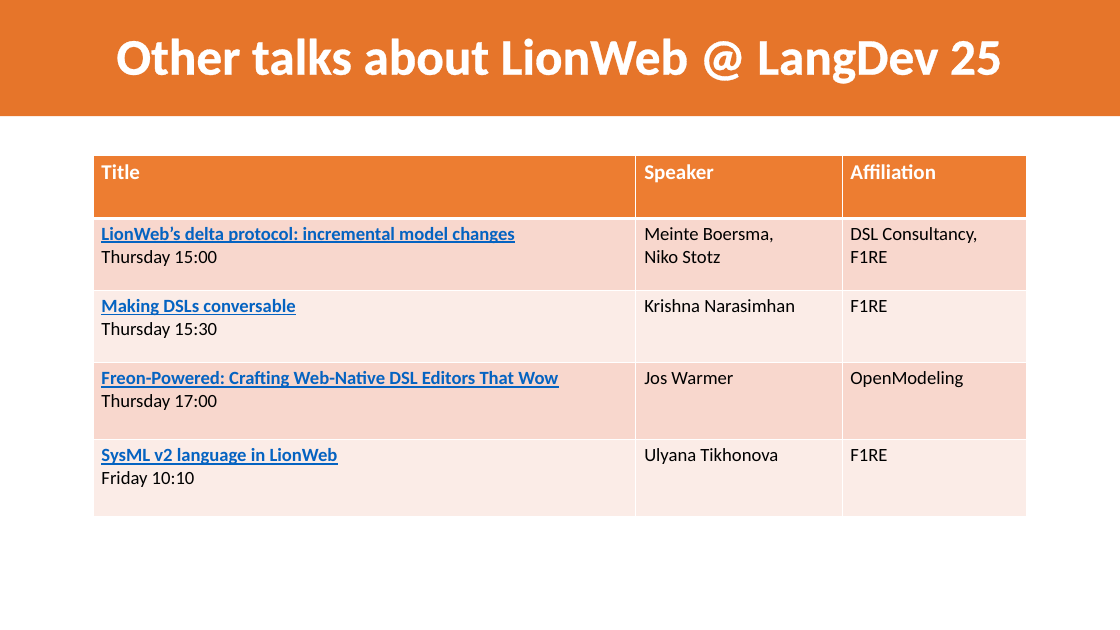
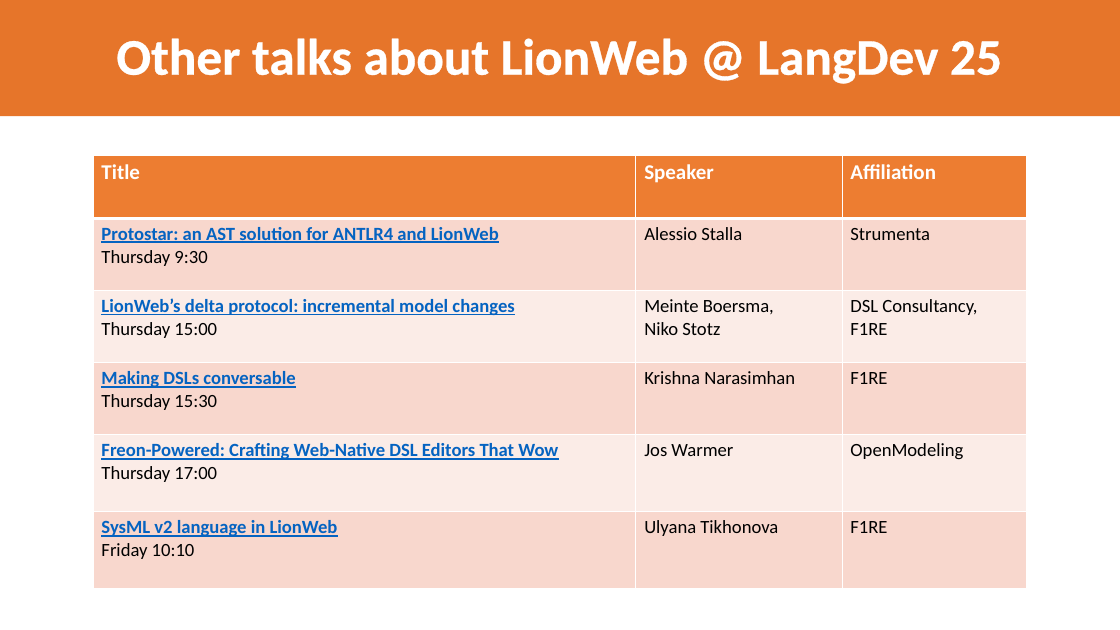
Before and after one commit to LionWeb-io/specification, a slide deck: slide 6 of resources/LangDev 2025 Talk.pptx. Drawn at 1120x630 pixels with LibreOffice and Linux fonts; fonts in the diff are those of the drawing; background and template pictures are left out. Boxes give left, top, right and bottom in pixels: in the first picture for what was removed or moved away, otherwise in the second. Text is boxed around its words. In the diff, an @@ line names an element or a change of style, - is before the commit and + after.

```diff
--- a/resources/LangDev 2025 Talk.pptx
+++ b/resources/LangDev 2025 Talk.pptx
@@ table at [93, 155, 1027, 586] @@
+row 2: Protostar: an AST solution for ANTLR4 and LionWeb Thursday 9:30 | Alessio Stalla | Strumenta
```
Also in this commit, not shown: 1 other slide changed.
